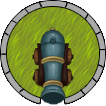
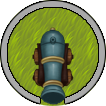
Comparing the layer stacks of the two 106x106 images. Changes:
removed layer "Camada 7" over [7, 8, 99, 97]
removed layer "Camada 9" over [7, 7, 99, 98]
removed layer "Camada 10 cópia" over [1, 1, 105, 105]
painted on "Camada 10" over [7, 7, 99, 98]
renamed "Camada 11" to "Camada 13", moved it below "Camada 10", painted on it over [0, 0, 106, 106]
